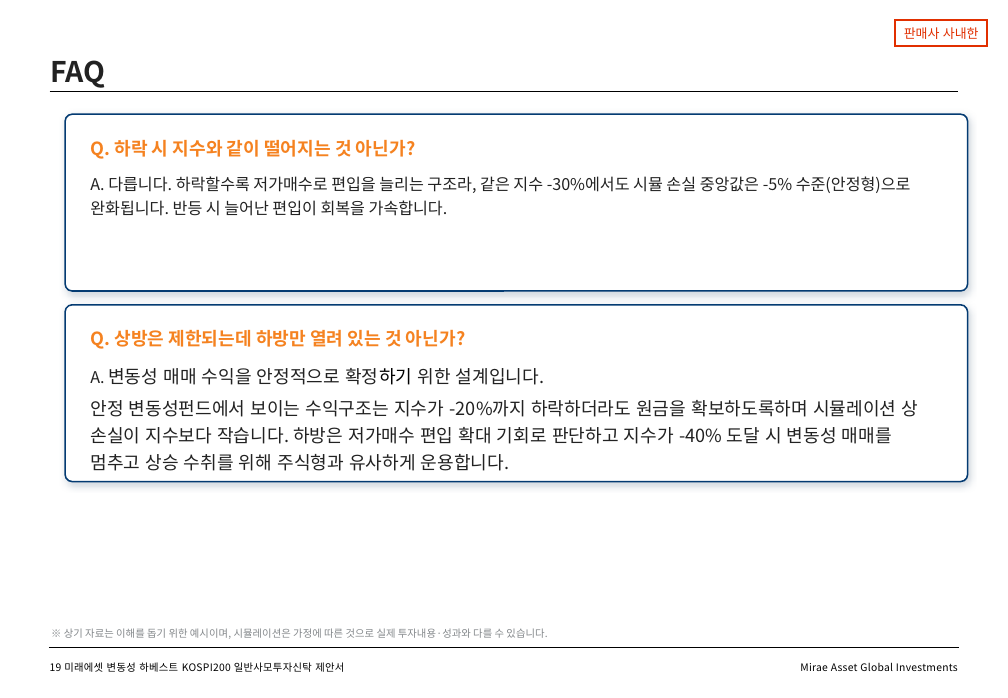
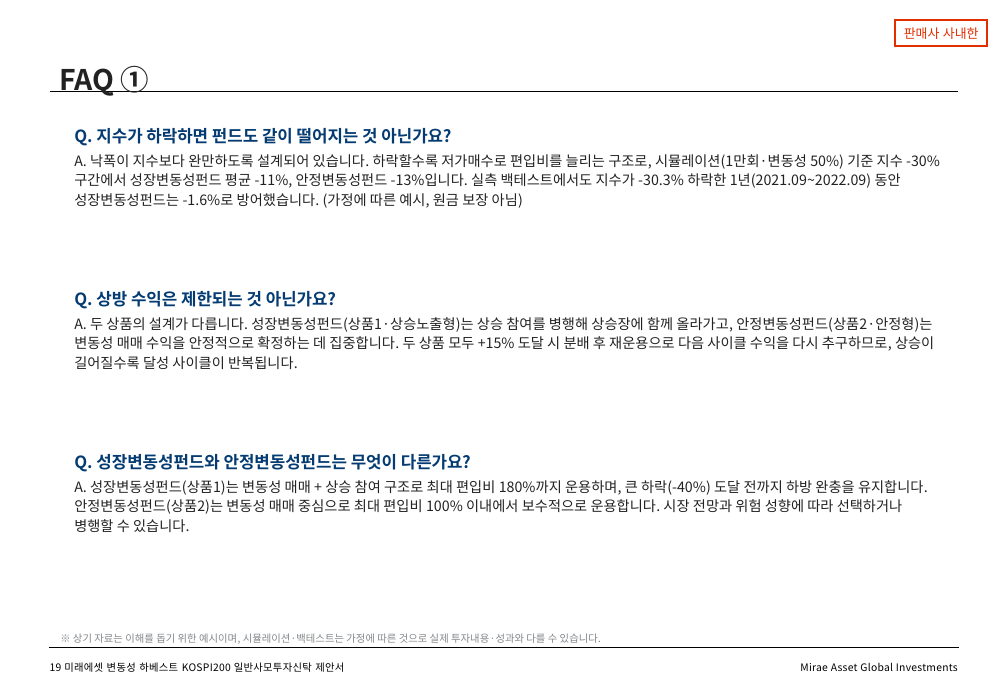
Before and after one commit to gamer383-bit/Volatility-Fund, a slide deck: slide 20 of 제안서/변동성하베스트_K200_제안서_v2_20260728.pptx. Drawn at 1008x698 pixels with LibreOffice and Linux fonts; fonts in the diff are those of the drawing. Boxes give left, top, right and bottom in pixels: in the first picture for what was removed or moved away, otherwise in the second. Text is boxed around its words. In the diff, an @@ line names an element or a change of style, - is before the commit and + after.

```diff
--- a/제안서/변동성하베스트_K200_제안서_v2_20260728.pptx
+++ b/제안서/변동성하베스트_K200_제안서_v2_20260728.pptx
@@ text at bbox=[59, 65, 149, 96]: text changed @@
-FAQ
+FAQ ①
@@ rounded rectangle removed at bbox=[65, 114, 968, 291] @@
-Q. 하락 시 지수와 같이 떨어지는 것 아닌가?
-A. 다릅니다. 하락할수록 저가매수로 편입을 늘리는 구조라, 같은 지수 -30%에서도 시뮬 손실 중앙값은 -5% 수준(안정형)으로 완화됩니다. 반등 시 늘어난 편입이 회복을 가속합니다.
@@ text added at bbox=[74, 128, 940, 208], 11 pt, text #222222 @@
+Q. 지수가 하락하면 펀드도 같이 떨어지는 것 아닌가요?
+A. 낙폭이 지수보다 완만하도록 설계되어 있습니다. 하락할수록 저가매수로 편입비를 늘리는 구조로, 시뮬레이션(1만회·변동성 50%) 기준 지수 -30% 구간에서 성장변동성펀드 평균 -11%, 안정변동성펀드 -13%입니다. 실측 백테스트에서도 지수가 -30.3% 하락한 1년(2021.09~2022.09) 동안 성장변동성펀드는 -1.6%로 방어했습니다. (가정에 따른 예시, 원금 보장 아님)
@@ text added at bbox=[74, 291, 934, 369], 11 pt, text #222222 @@
+Q. 상방 수익은 제한되는 것 아닌가요?
+A. 두 상품의 설계가 다릅니다. 성장변동성펀드(상품1·상승노출형)는 상승 참여를 병행해 상승장에 함께 올라가고, 안정변동성펀드(상품2·안정형)는 변동성 매매 수익을 안정적으로 확정하는 데 집중합니다. 두 상품 모두 +15% 도달 시 분배 후 재운용으로 다음 사이클 수익을 다시 추구하므로, 상승이 길어질수록 달성 사이클이 반복됩니다.
@@ rounded rectangle removed at bbox=[65, 304, 968, 481] @@
-Q. 상방은 제한되는데 하방만 열려 있는 것 아닌가?
-A. 변동성 매매 수익을 안정적으로 확정하기 위한 설계입니다.
-안정 변동성펀드에서 보이는 수익구조는 지수가 -20%까지 하락하더라도 원금을 확보하도록하며 시뮬레이션 상 손실이 지수보다 작습니다. 하방은 저가매수 편입 확대 기회로 판단하고 지수가 -40% 도달 시 변동성 매매를 멈추고 상승 수취를 위해 주식형과 유사하게 운용합니다.
@@ text added at bbox=[74, 454, 928, 532], 11 pt, text #222222 @@
+Q. 성장변동성펀드와 안정변동성펀드는 무엇이 다른가요?
+A. 성장변동성펀드(상품1)는 변동성 매매 + 상승 참여 구조로 최대 편입비 180%까지 운용하며, 큰 하락(-40%) 도달 전까지 하방 완충을 유지합니다. 안정변동성펀드(상품2)는 변동성 매매 중심으로 최대 편입비 100% 이내에서 보수적으로 운용합니다. 시장 전망과 위험 성향에 따라 선택하거나 병행할 수 있습니다.
@@ text at bbox=[73, 633, 601, 644]: text changed @@
-※ 상기 자료는 이해를 돕기 위한 예시이며, 시뮬레이션은 가정에 따른 것으로 실제 투자내용·성과와 다를 수 있습니다.
+※ 상기 자료는 이해를 돕기 위한 예시이며, 시뮬레이션·백테스트는 가정에 따른 것으로 실제 투자내용·성과와 다를 수 있습니다.
```
Also in this commit, not shown: 1 other slide changed.
